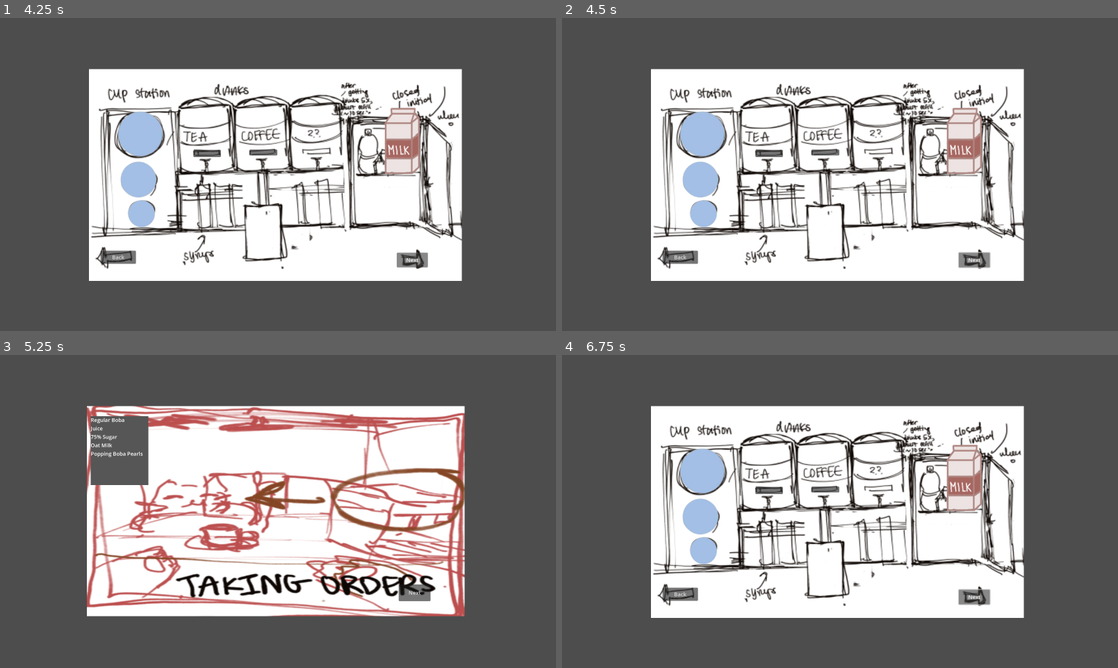
Above: before the commit, frames 1-4 (two rows, left to right).
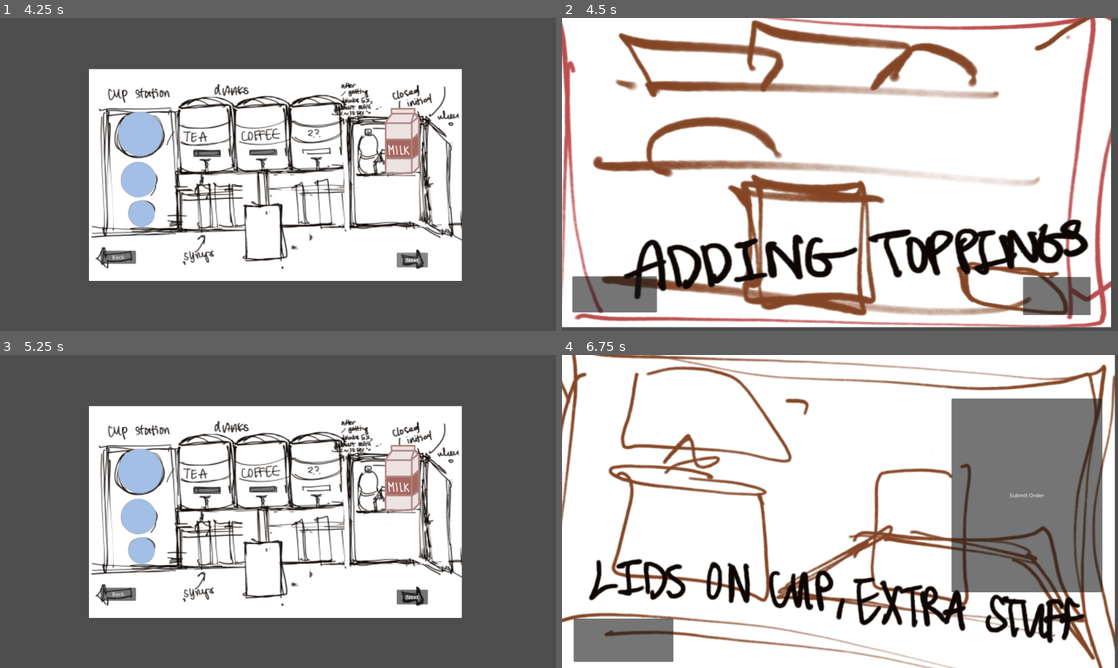
Above: after the commit, the same moments.

Repository: Lyra126/boba-cat
Game: Godot game, scene res://scenes/start_screen/main_scene.tscn
The game is run twice, just before and just after one commit, with the same random seed, the same clock (stepped at 60 frames per second) and the same inputs.
Inputs (mouse positions are in pixels of both pictures, inside the frame that each line leads up to; where the layout moved, square brackets give the same spot in the first picture):
- Up to frame 1 (4.25 s): click (189, 243) at 0.5 s; tap Enter at 1.25 s; move the mouse to (400, 158) at 1.27 s; press the mouse at (400, 158) at 1.28 s; release the mouse at (400, 158) at 2 s; click "Next" at 2 s; click "Back" at 2.75 s; click "Next" at 3.5 s
- Up to frame 2 (4.5 s): click "Next" at 4.25 s
- Up to frame 3 (5.25 s): click (50, 630) [116, 592] at 5 s
- Up to frame 4 (6.75 s): click "Next" at 5.75 s; click (1056, 633) [973, 596] at 6.5 s

Frame 1 is identical in both runs. In frame 2, 74% of the frame differs, in the area x 0-99%, y 0-99%; in frame 3, 27%; in frame 4, 77%, in the area x 0-100%, y 0-100%.

Commit message:
added rest of scenes

Diff:
--- /dev/null
+++ b/scenes/FinalStation/FinalStation.gd
@@ -0,0 +1,19 @@
+extends Node2D
+
+
+# Called when the node enters the scene tree for the first time.
+func _ready():
+	pass # Replace with function body.
+
+
+# Called every frame. 'delta' is the elapsed time since the previous frame.
+func _process(delta):
+	pass
+
+
+func _on_submit_order_pressed():
+	print("submitted")
+
+
+func _on_back_pressed():
+	get_tree().change_scene_to_file("res://scenes/Toppings/Toppings.tscn")
--- /dev/null
+++ b/scenes/FinalStation/FinalStation.tscn
@@ -0,0 +1,32 @@
+[gd_scene load_steps=3 format=3 uid="uid://ceqg4sr663xx2"]
+
+[ext_resource type="Script" path="res://scenes/FinalStation/FinalStation.gd" id="1_ixfov"]
+[ext_resource type="Texture2D" uid="uid://42up06gv83wy" path="res://assets/final.webp" id="2_bppj7"]
+
+[node name="FinalStation" type="Node2D"]
+script = ExtResource("1_ixfov")
+
+[node name="Camera2D" type="Camera2D" parent="."]
+
+[node name="TextureRect" type="TextureRect" parent="."]
+offset_left = -862.0
+offset_top = -516.0
+offset_right = 838.0
+offset_bottom = 487.0
+texture = ExtResource("2_bppj7")
+
+[node name="Back" type="Button" parent="."]
+offset_left = -812.0
+offset_top = 326.0
+offset_right = -508.0
+offset_bottom = 458.0
+
+[node name="SubmitOrder" type="Button" parent="."]
+offset_left = 340.0
+offset_top = -344.0
+offset_right = 800.0
+offset_bottom = 246.0
+text = "Submit Order"
+
+[connection signal="pressed" from="Back" to="." method="_on_back_pressed"]
+[connection signal="pressed" from="SubmitOrder" to="." method="_on_submit_order_pressed"]
--- /dev/null
+++ b/scenes/Toppings/Toppings.gd
@@ -0,0 +1,19 @@
+extends Node2D
+
+
+# Called when the node enters the scene tree for the first time.
+func _ready():
+	pass # Replace with function body.
+
+
+# Called every frame. 'delta' is the elapsed time since the previous frame.
+func _process(delta):
+	pass
+
+
+func _on_next_pressed():
+	get_tree().change_scene_to_file("res://scenes/FinalStation/FinalStation.tscn")
+
+
+func _on_back_pressed():
+	get_tree().change_scene_to_file("res://scenes/drink_station/make_boba.tscn")
--- /dev/null
+++ b/scenes/Toppings/Toppings.tscn
@@ -0,0 +1,31 @@
+[gd_scene load_steps=3 format=3 uid="uid://bv3yw1n541ync"]
+
+[ext_resource type="Script" path="res://scenes/Toppings/Toppings.gd" id="1_ykgei"]
+[ext_resource type="Texture2D" uid="uid://qllqghcqw1h" path="res://assets/toppings.webp" id="2_rlgts"]
+
+[node name="Toppings" type="Node2D"]
+script = ExtResource("1_ykgei")
+
+[node name="Camera2D" type="Camera2D" parent="."]
+
+[node name="TextureRect" type="TextureRect" parent="."]
+offset_left = -850.0
+offset_top = -532.0
+offset_right = 826.0
+offset_bottom = 465.0
+texture = ExtResource("2_rlgts")
+
+[node name="Back" type="Button" parent="."]
+offset_left = -816.0
+offset_top = 310.0
+offset_right = -558.0
+offset_bottom = 420.0
+
+[node name="Next" type="Button" parent="."]
+offset_left = 558.0
+offset_top = 312.0
+offset_right = 764.0
+offset_bottom = 428.0
+
+[connection signal="pressed" from="Back" to="." method="_on_back_pressed"]
+[connection signal="pressed" from="Next" to="." method="_on_next_pressed"]
--- a/scenes/drink_station/make_boba.gd
+++ b/scenes/drink_station/make_boba.gd
@@ -27,7 +27,7 @@
 
 
 func _on_next_pressed():
-	print("no next scene yet")
+	get_tree().change_scene_to_file("res://scenes/Toppings/Toppings.tscn")
 
 func _on_largecup_pressed():
 	$cupsize/cup.set_texture(large)
Binary file added: assets/final.webp
Not shown, added: assets/final.webp.import
Binary file added: assets/toppings.webp
Not shown, added: assets/toppings.webp.import
